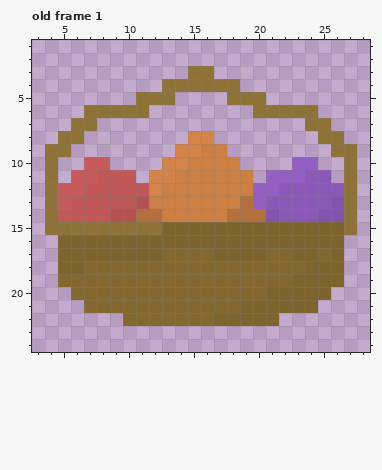
Pixel-art file: MFGJ/Assets/Spring Mechanics/EggBasket.aseprite. This is how it looked before the edit.
32x32 pixels, 1 frame. Colours within 5 levels of each other are drawn and written as one. Shown: old frame 1: x 3..28, y 1..24. The commit also changed other frames, which this record leaves out.
The same view after the edit:
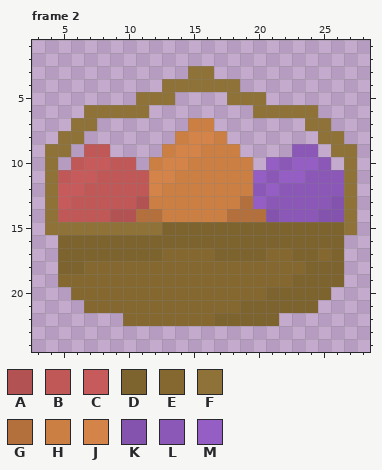
Palette (. is transparent): A #b35252  B #c05858  C #c75b5b  D #7d632e  E #846830  F #8f7238  G #b3703d  H #cb7f43  J #d48448  K #8353ad  L #8c58b8  M #955ec4
A new or re-ordered frame is compared with the old frame closest to it.
From the commit log: Finished Easter Egg basket random powerup
From old to new:
frames 1 -> 4
Frame 2 is new; against old frame 1, layer "Layer 1":
The author put colour B in row 9 at x 7 to 8; in row 10 at x 6 and 9 to 10; in row 11 at x 5 and 11.
The author put colour H in row 7 at x 15 to 16; in row 8 at x 14 and 17; in row 9 at x 13 and 18; in row 10 at x 12 and 19.
The author put colour L in row 9 at x 23 to 24; in row 10 at x 22 and 25; in row 11 at x 26.
Colour M becomes colour L in row 11 at x 21; in row 12 at x 20.
The author put colour M in row 10 at x 21; in row 11 at x 20.
Changed places in both pictures, as pixel boxes (x1, y1, x2, y2):
changed: (58, 118, 344, 196)
